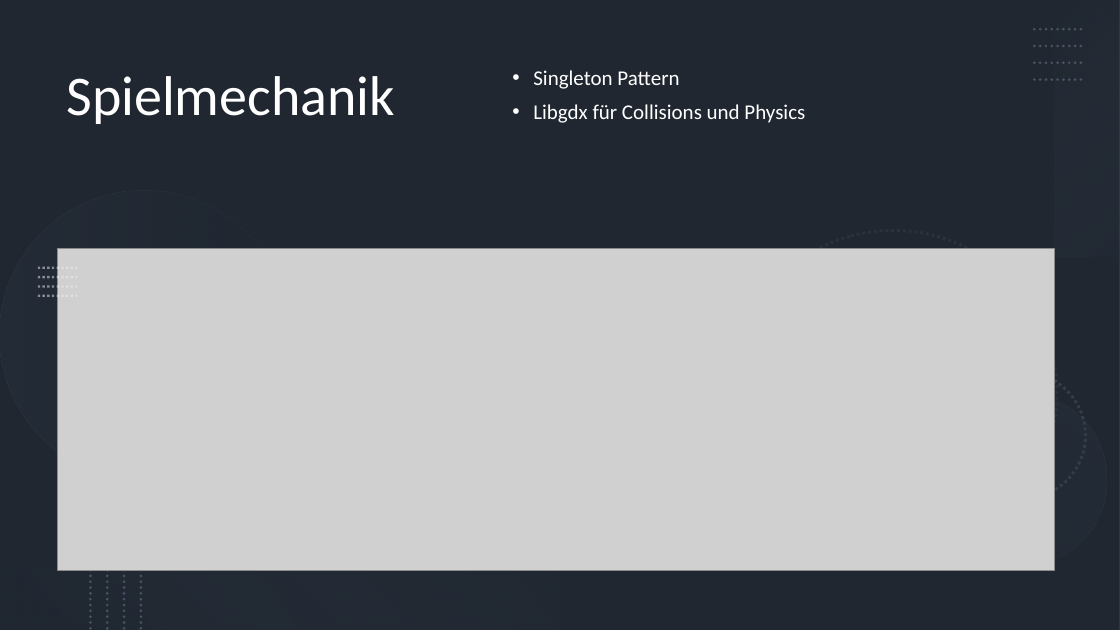
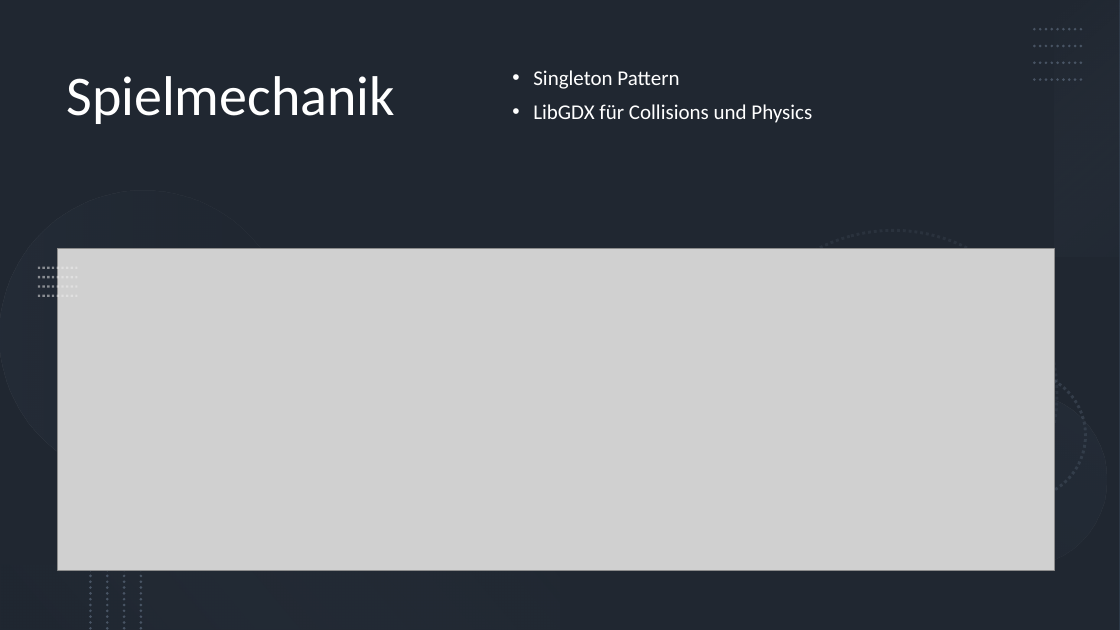
Before and after one commit to PK-Sterzing/bindingofnewton, a slide deck: slide 7 of docs/Final Binding of Newton.pptx. Drawn at 1120x630 pixels with LibreOffice and Linux fonts; fonts in the diff are those of the drawing; grey boxes stand for pictures. Boxes give left, top, right and bottom in pixels: in the first picture for what was removed or moved away, otherwise in the second. Text is boxed around its words. In the diff, an @@ line names an element or a change of style, - is before the commit and + after.

```diff
--- a/docs/Final Binding of Newton.pptx
+++ b/docs/Final Binding of Newton.pptx
@@ text at [533, 104, 812, 123]: text changed @@
-• Libgdx für Collisions und Physics
+• LibGDX für Collisions und Physics
```
Also in this commit, not shown: 1 other slide changed, 6 other files.
